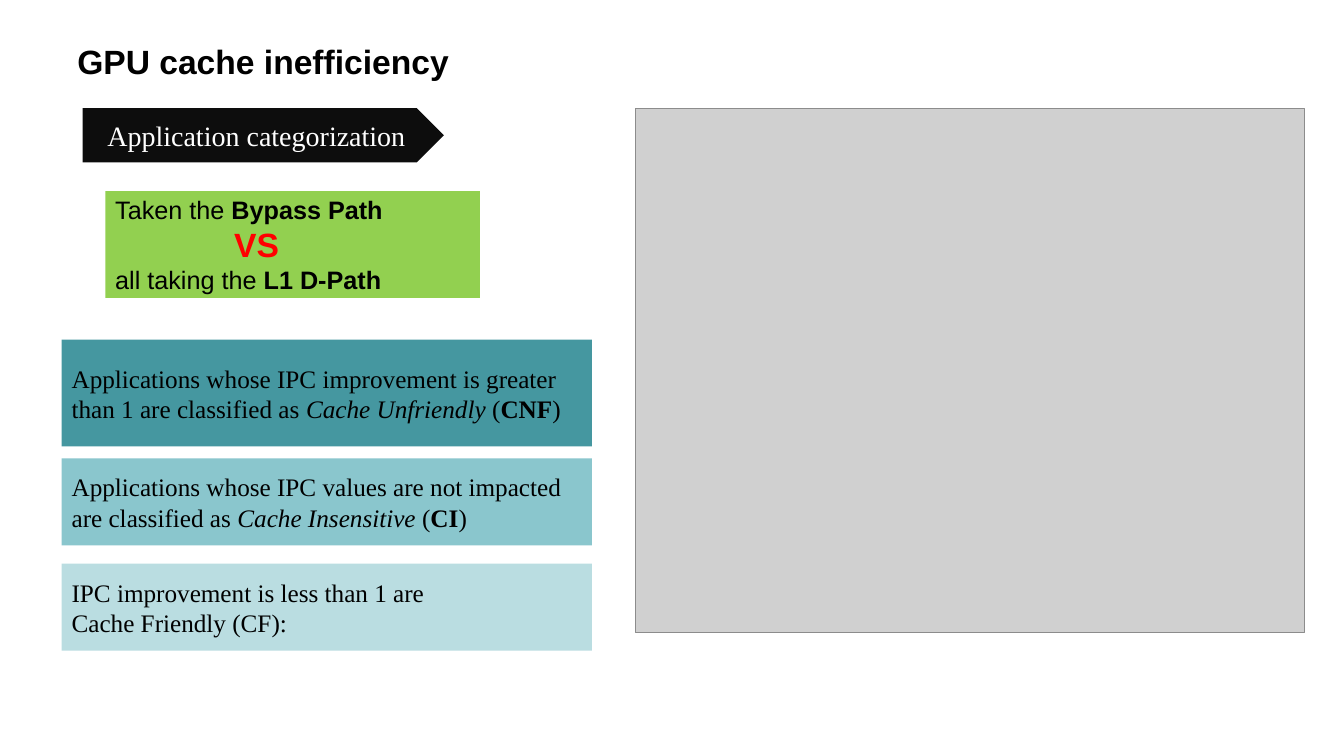
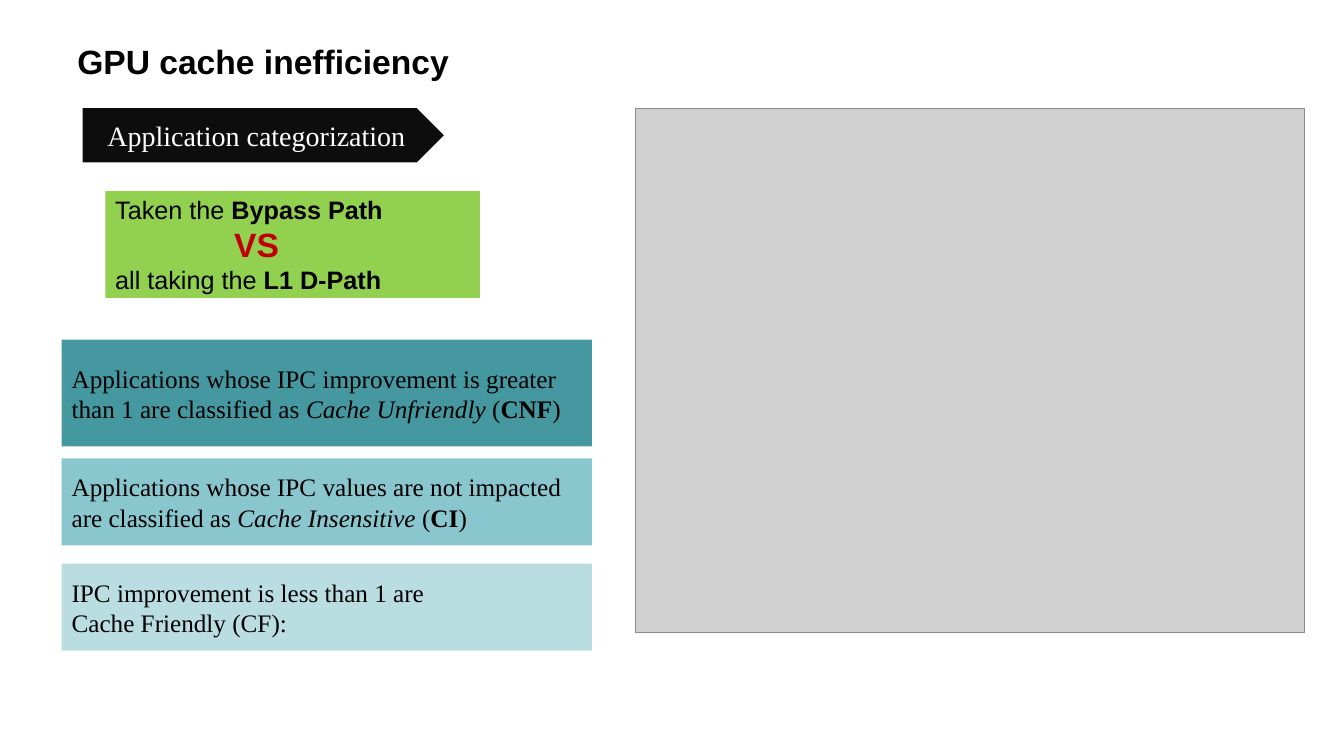
Before and after one commit to LitLeo/HPC-IP-Report, a slide deck: slide 6 of graduate_1_1/2015-11-17_Locality-Driven Dynamic GPU Cache Bypassing/Locality-Driven Dynamic GPU Cache Bypassing.pptx. Drawn at 1344x756 pixels with LibreOffice and Linux fonts; fonts in the diff are those of the drawing; grey boxes stand for pictures; background and template pictures are left out. Boxes give left, top, right and bottom in pixels: in the first picture for what was removed or moved away, otherwise in the second. Text is boxed around its words. In the diff, an @@ line names an element or a change of style, - is before the commit and + after.

```diff
--- a/graduate_1_1/2015-11-17_Locality-Driven Dynamic GPU Cache Bypassing/Locality-Driven Dynamic GPU Cache Bypassing.pptx
+++ b/graduate_1_1/2015-11-17_Locality-Driven Dynamic GPU Cache Bypassing/Locality-Driven Dynamic GPU Cache Bypassing.pptx
@@ text in rectangle at [234, 233, 279, 258]: text colour #FF0000 to #C00000 in "VS" @@
```
Also in this commit, not shown: 14 other slides changed, 3 slides added, 3 slides removed.
